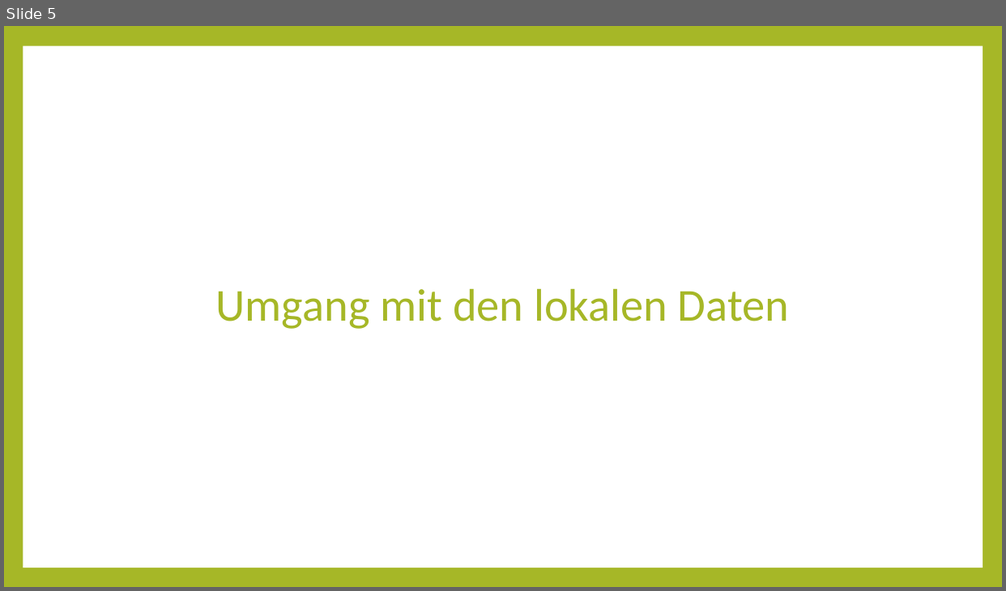
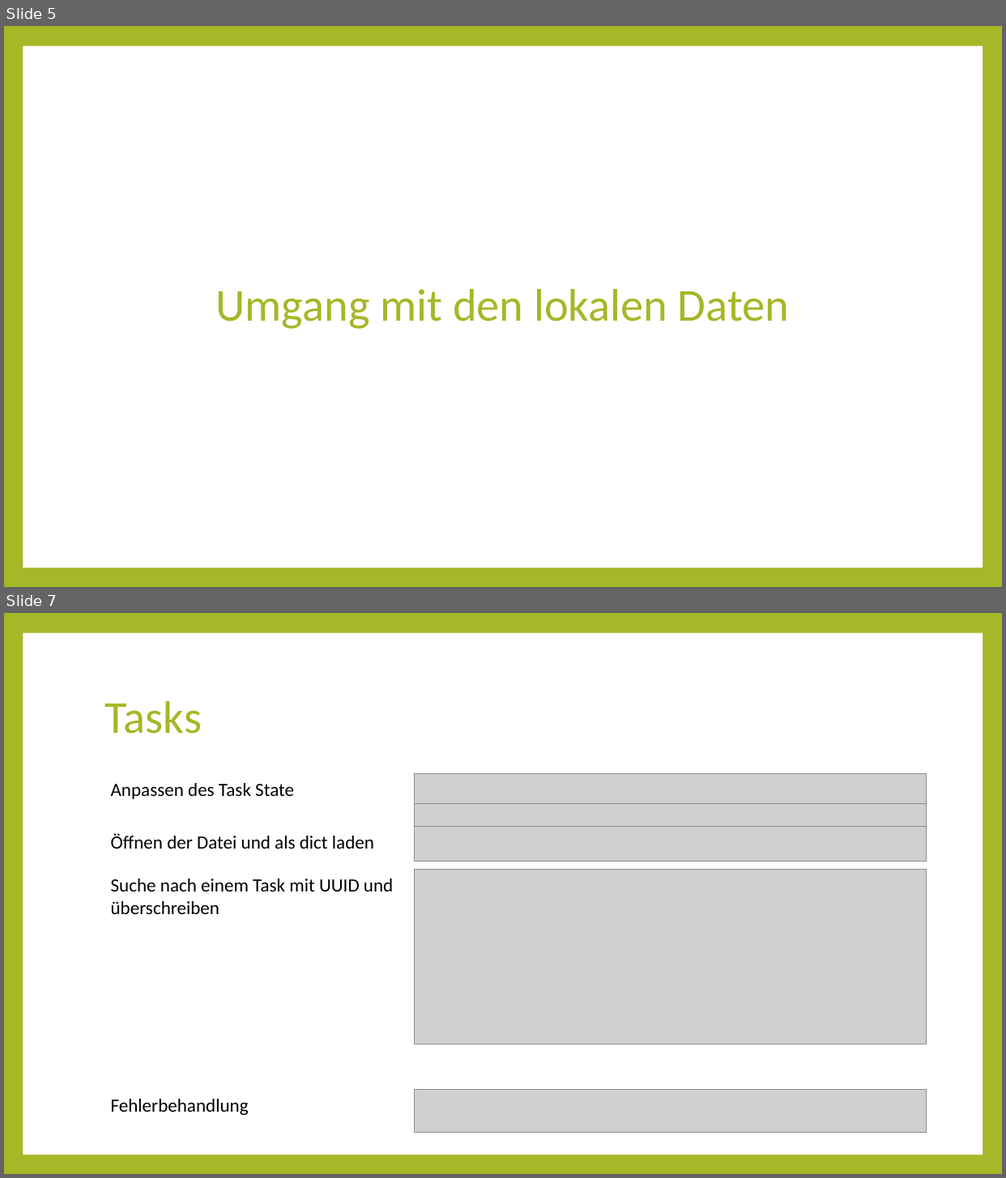
Before and after one commit to errorsHurt/KivyTodoList, a slide deck: dokumentation/Kivy Präsi.pptx. Shown one above the other, each under a label of ours: slide 5 before the commit, slides 5 and 7 after it; the slides between them are not shown. The pictures are 1006x591 and 1006x1178 pixels, drawn with LibreOffice and Linux fonts; fonts in the diff are those of the drawing; grey boxes stand for pictures. Boxes give left, top, right and bottom in pixels: in the first picture for what was removed or moved away, otherwise in the second. Text is boxed around its words. In the diff, an @@ line names an element or a change of style, - is before the commit and + after.

```diff
--- a/dokumentation/Kivy Präsi.pptx
+++ b/dokumentation/Kivy Präsi.pptx
@@ slide 7 added at [4,613,1002,1174], background #A6B727; not listed: 1 template element that a slide beside it also shows @@
@@ title added at [105,700,202,734], 44 pt, text #A6B727 @@
+Tasks
@@ picture added at [414,774,927,808] @@
@@ text added at [111,783,294,799], 18 pt, text #000000 @@
+Anpassen des Task State
@@ picture added at [414,804,927,826] @@
@@ picture added at [414,826,927,861] @@
@@ text added at [111,833,374,849], 18 pt, text #000000 @@
+Öffnen der Datei und als dict laden
@@ text added at [111,879,393,914], 18 pt, text #000000 @@
+Suche nach einem Task mit UUID und überschreiben
@@ picture added at [414,870,927,1045] @@
@@ picture added at [414,1090,927,1132] @@
@@ text added at [111,1099,249,1115], 18 pt, text #000000 @@
+Fehlerbehandlung
```
Also in this commit, not shown: 2 other slides added, 1 slide removed, 1 other file.
